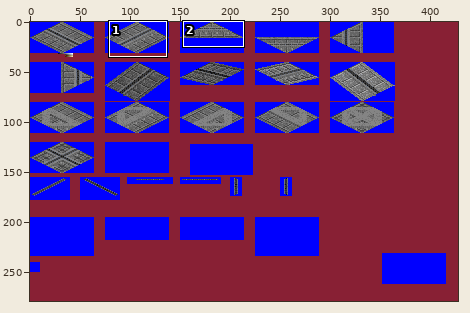
File history of a sprite sheet, grf/LBUS.png. The picture above shows the old version from afar; the outline marks the close-up.
Close-up. Before:
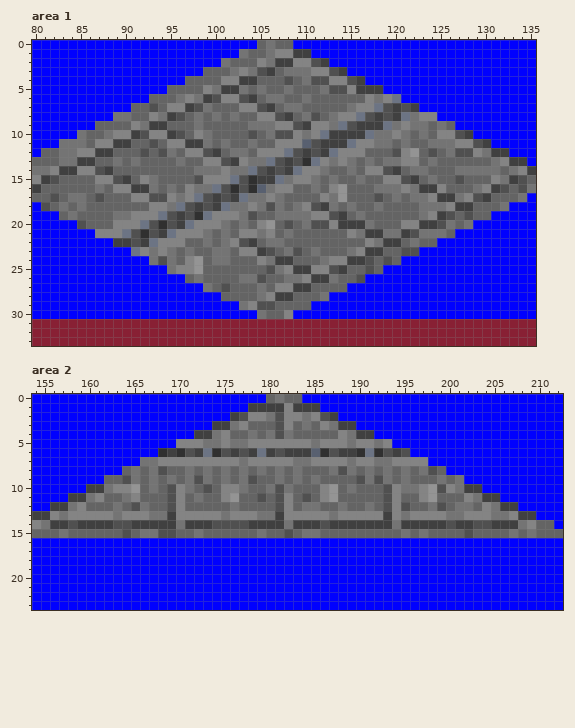
The file is 428x279 pixels. Shown: area 1: x 80..135, y 0..33; area 2: x 154..212, y 0..23. The commit also changed other parts of the picture, which this record leaves out.
And afterwards:
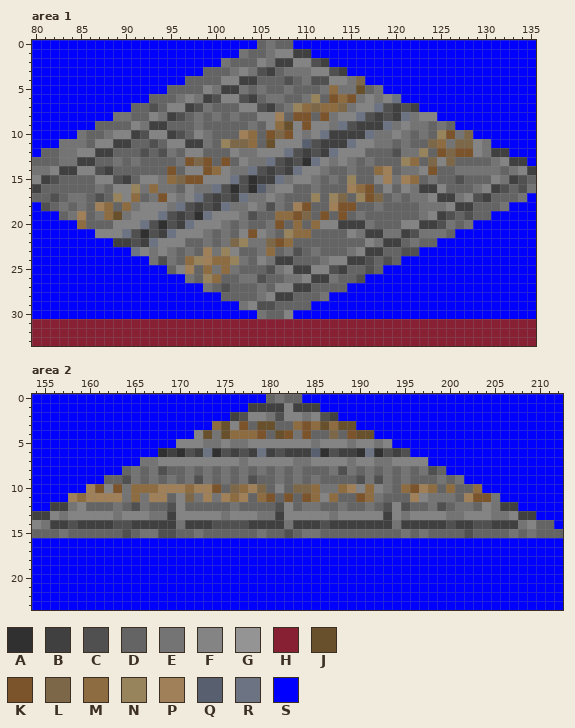
Palette (. is transparent): A #303030  B #404040  C #505050  D #646464  E #747474  F #848484  G #949494  H #882034  J #68502c  K #7c542c  L #7c6848  M #8c6c40  N #98845c  P #a08058  Q #586070  R #6c7484  S #0000ff
Diff:
Area 1:
y 4: x 115..116 CB -> EL
y 5: x 113..118 CCFBBB -> MEEJDE
y 6: x 111 D -> N; x 113..116 DDDD -> KMKE
y 7: x 109..114 EDDDDD -> NMLMML
y 8: x 107..112 CBDECD -> PDKKDK
y 9: x 105..110 EEFFCB -> DFMJFK
y 10: x 103..104 DC -> PM; x 106..108 ECC -> KLK; x 125..128 FFCB -> NKEL
y 11: x 101..104 EDDE -> NLLM; x 106 D -> J; x 124..125 EE -> LM; x 127..130 FFCB -> LLFE
y 12: x 99..100 CB -> DD; x 102 E -> F; x 104 D -> E; x 121..128 FGDCDECC -> EENDKLKK
y 13: x 97..102 DDFFCB -> KLKDKD; x 119..122 EEFF -> DDNM; x 124..126 EDD -> LFL
y 14: x 95 D -> K; x 97..100 DEEE -> FFKM; x 117..121 FFCBD -> DMPDE; x 123..124 ED -> FK
y 15: x 93..98 EDDDDC -> FEMLKK; x 115..116 DE -> ND; x 118..122 DFFCB -> FPEPM
y 16: x 91..94 BBED -> NEME; x 113..120 FGDDDEEE -> DDPMKDFD
y 17: x 89..94 DDFFCC -> NFMDEK; x 111..114 DFEG -> NDNL; x 116..118 DDC -> NKL
y 18: x 87..88 DD -> PM; x 90..92 DDD -> MEF; x 109..115 EFCBEDE -> PKDDPKK
y 19: x 85 D -> P; x 87..89 DDE -> EMJ; x 107..114 EEEEFFCB -> MMKLDKDK
y 20: x 85 C -> M; x 105..112 FGDCDECC -> DEKDMDMF
y 21: x 104..106 FEF -> KFE; x 108..110 EDD -> NMM
y 22: x 102..108 FCBDEED -> LNEELKM
y 23: x 99 D -> P; x 101..106 EDFFBC -> NFDDEM
y 24: x 97..103 FGDEEDD -> MNPMMNE
y 25: x 95 E -> D; x 97..102 FGDDDD -> PDMEME
y 26: x 97..100 DEDD -> EDNM
Area 2:
y 3: x 174..177 BBEF -> MJFK; x 179..189 DDCFDEDFEBB -> JJDDMKMJMJJ
y 4: x 172..173 BB -> FJ; x 175..184 FDDEDECEDD -> JMMMKDJKEK; x 187..191 DFEBB -> LDKJJ
y 10: x 160..203 BBEFFGDEDCFEDCDFFEDDECEDDDFGDEDDDCFEEFGCFEBB -> PKFKEMMMPPPMPPKDLMPLDFDLLMEEMPFMFEDMKPMDMDDM
y 11: x 158..163 BBEFDD -> PMPPPP; x 165..169 FDDDC -> MEPPD; x 171 D -> L; x 173..177 DDFGD -> PEPMP; x 179..182 CDCF -> MKDK; x 184..185 CD -> KM; x 187 G -> M; x 190..194 DDDCF -> KMEDD; x 196 D -> P; x 198..200 GDD -> EEE; x 202..205 FEBB -> PKKE
